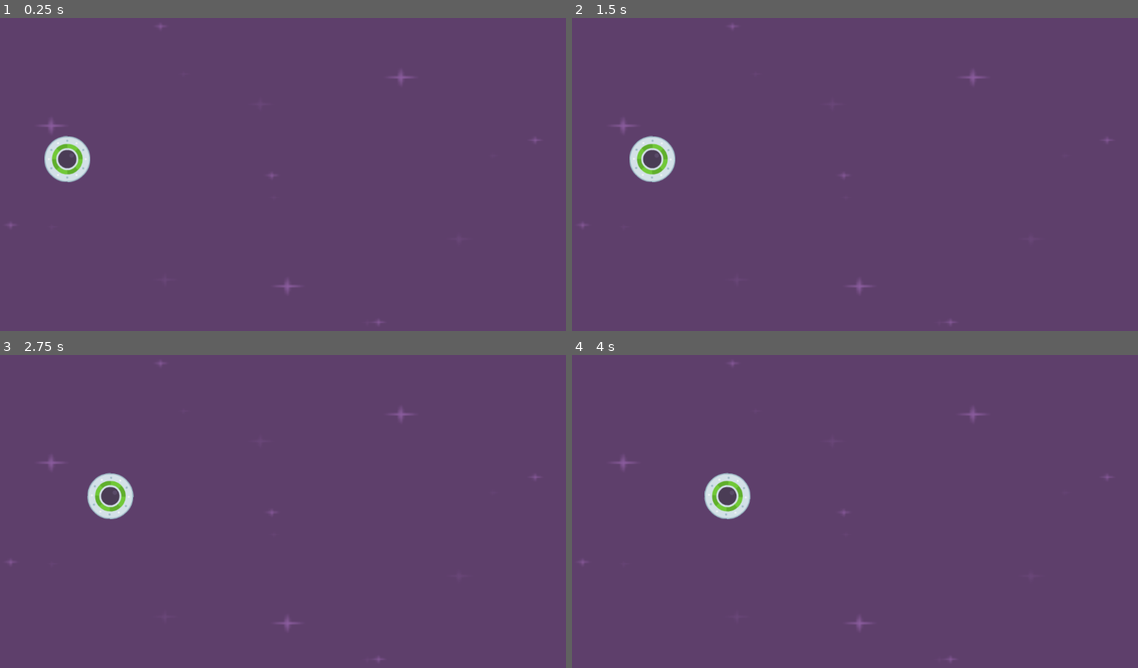
Above: before the commit, frames 1-4 (two rows, left to right).
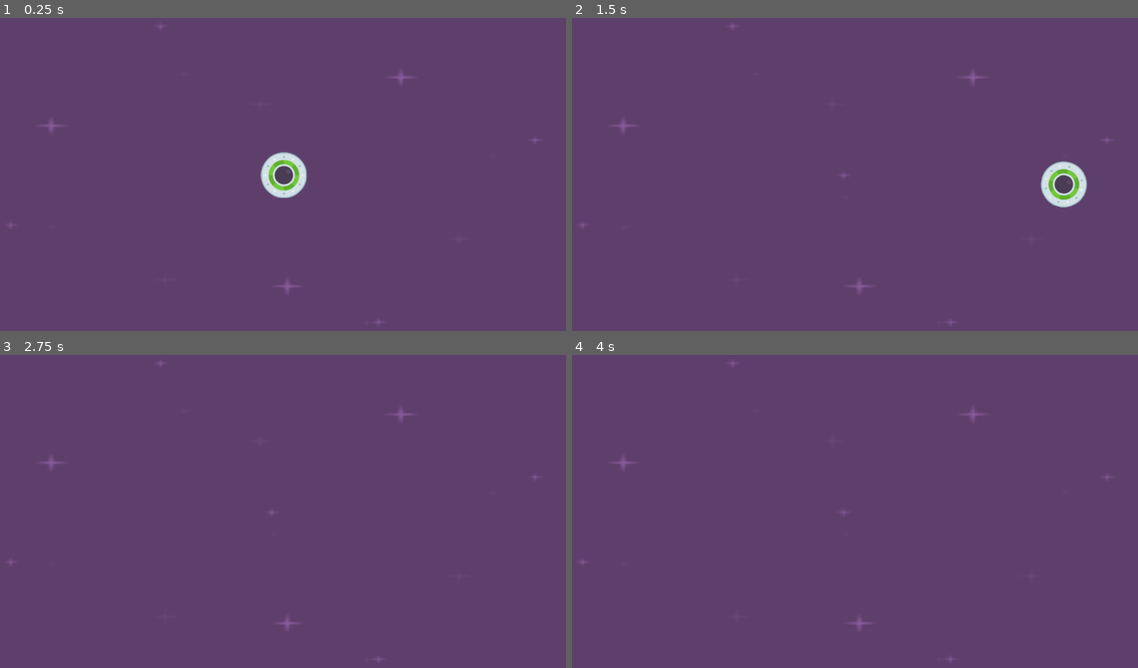
Above: after the commit, the same moments.

Repository: manuyeldev/SpeedySaucer
Game: Godot game, scene res://level_1.tscn
The game is run twice, just before and just after one commit, with the same random seed, the same clock (stepped at 60 frames per second) and the same inputs.
Inputs:
- Up to frame 1 (0.25 s): no input
- Up to frame 2 (1.5 s): hold Right (move_right, bound only after the commit) 0.53-1.28 s; hold Down (move_down, bound only after the commit) from 1.28 s (still down)
- Up to frame 3 (2.75 s): release Down (move_down, bound only after the commit) at 2.03 s; hold Right (move_right, bound only after the commit) from 2.03 s (still down)
- Up to frame 4 (4 s): release Right (move_right, bound only after the commit) at 2.78 s; hold W (move_up, bound only after the commit) 2.78-3.53 s; hold Left (move_left, bound only after the commit) from 3.53 s (still down)

The runs differ from the first frame. In frame 1, 1.7% of the frame differs, in the area x 7-55%, y 37-58%; in frame 2, 1.6%; in frame 3, 0.8%; in frame 4, 0.8%.

Commit message:
24. Getting Input

Diff:
--- a/level_1.tscn
+++ b/level_1.tscn
@@ -13,4 +13,4 @@
 texture = ExtResource("1_kd63o")
 
 [node name="ParentPlayer" parent="." instance=ExtResource("2_tmir2")]
-position = Vector2(163, 292)
+position = Vector2(593, 324)
--- a/player.gd
+++ b/player.gd
@@ -1,29 +1,12 @@
 extends RigidBody2D
 
-
-# Called when the node enters the scene tree for the first time.
-func _ready():
-	var test = 5
-	if test > 5:
-		print("True")
-		print("Second message")
-	elif test == 5:
-		print("Test is 5")
-	else:
-		print("False")
-
-	var message = "Greats"
-	if message == "Hello":
-		print("Hi there")
-	elif message == "Bye":
-		print("Goodbye!")
-	elif message == "Thanks":
-		print("Thank you")
-	else:
-		print("Invalid message")
-
-func _process(delta):
-	pass
-
 func _physics_process(delta):
-	apply_force(Vector2(25, 0))
+	var force = 1000
+	if Input.is_action_pressed("move_right"):
+		apply_force(Vector2(force, 0))
+	if Input.is_action_pressed("move_left"):
+		apply_force(Vector2(-force, 0))
+	if Input.is_action_pressed("move_up"):
+		apply_force(Vector2(0, -force))
+	if Input.is_action_pressed("move_down"):
+		apply_force(Vector2(0, force))
--- a/project.godot
+++ b/project.godot
@@ -14,3 +14,30 @@
 run/main_scene="res://level_1.tscn"
 config/features=PackedStringArray("4.1", "Forward Plus")
 config/icon="res://icon.svg"
+
+[input]
+
+move_right={
+"deadzone": 0.5,
+"events": [Object(InputEventKey,"resource_local_to_scene":false,"resource_name":"","device":0,"window_id":0,"alt_pressed":false,"shift_pressed":false,"ctrl_pressed":false,"meta_pressed":false,"pressed":false,"keycode":0,"physical_keycode":4194321,"key_label":0,"unicode":0,"echo":false,"script":null)
+, Object(InputEventKey,"resource_local_to_scene":false,"resource_name":"","device":-1,"window_id":0,"alt_pressed":false,"shift_pressed":false,"ctrl_pressed":false,"meta_pressed":false,"pressed":false,"keycode":0,"physical_keycode":68,"key_label":0,"unicode":100,"echo":false,"script":null)
+]
+}
+move_left={
+"deadzone": 0.5,
+"events": [Object(InputEventKey,"resource_local_to_scene":false,"resource_name":"","device":0,"window_id":0,"alt_pressed":false,"shift_pressed":false,"ctrl_pressed":false,"meta_pressed":false,"pressed":false,"keycode":0,"physical_keycode":4194319,"key_label":0,"unicode":0,"echo":false,"script":null)
+, Object(InputEventKey,"resource_local_to_scene":false,"resource_name":"","device":-1,"window_id":0,"alt_pressed":false,"shift_pressed":false,"ctrl_pressed":false,"meta_pressed":false,"pressed":false,"keycode":0,"physical_keycode":65,"key_label":0,"unicode":97,"echo":false,"script":null)
+]
+}
+move_up={
+"deadzone": 0.5,
+"events": [Object(InputEventKey,"resource_local_to_scene":false,"resource_name":"","device":-1,"window_id":0,"alt_pressed":false,"shift_pressed":false,"ctrl_pressed":false,"meta_pressed":false,"pressed":false,"keycode":0,"physical_keycode":87,"key_label":0,"unicode":119,"echo":false,"script":null)
+, Object(InputEventKey,"resource_local_to_scene":false,"resource_name":"","device":0,"window_id":0,"alt_pressed":false,"shift_pressed":false,"ctrl_pressed":false,"meta_pressed":false,"pressed":false,"keycode":0,"physical_keycode":4194320,"key_label":0,"unicode":0,"echo":false,"script":null)
+]
+}
+move_down={
+"deadzone": 0.5,
+"events": [Object(InputEventKey,"resource_local_to_scene":false,"resource_name":"","device":0,"window_id":0,"alt_pressed":false,"shift_pressed":false,"ctrl_pressed":false,"meta_pressed":false,"pressed":false,"keycode":0,"physical_keycode":4194322,"key_label":0,"unicode":0,"echo":false,"script":null)
+, Object(InputEventKey,"resource_local_to_scene":false,"resource_name":"","device":-1,"window_id":0,"alt_pressed":false,"shift_pressed":false,"ctrl_pressed":false,"meta_pressed":false,"pressed":false,"keycode":0,"physical_keycode":83,"key_label":0,"unicode":115,"echo":false,"script":null)
+]
+}
